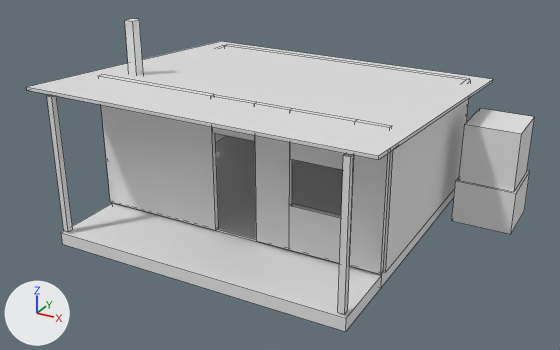
The OBJ model docs/models/doc_hut_geometry.obj, before and after one commit.
One viewpoint serves both versions: a camera (50 mm lens) standing at (7.08, -12.59, 7.27) and looking at (0.34, -0.34, 1.15). Every picture has the same lights, and +X, +Y and +Z are marked at lower left. The first picture is the older version. Mesh edges are drawn as thin lines. Where no turn or scale is listed for an object, it has been applied to the vertices. Vertices at exactly the same position are counted once.

The first picture shows 'doc_hut_geometry'.
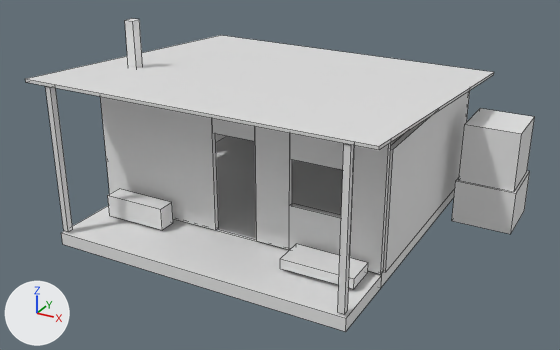
The change, as a list of edits to the scene's bpy script:
```text
Change me_doc_hut_geometry:
    used by ob_doc_hut_geometry; location = (0.0, 0.0, 0.0)
    verts and faces of me_doc_hut_geometry; kept vertices keep their numbers, new ones are numbered from 162
    before: 84 (-3.4, -3.0, 3.05) at pixel (26, 90), 85 (3.4, -3.0, 3.05) at pixel (378, 159), 86 (3.4, 3.4, 2.5) at pixel (492, 81), 87 (-3.4, 3.4, 2.5), 88 (-3.4, -3.0, 3.11) at pixel (26, 86)
    before: 89 (3.4, -3.0, 3.11) at pixel (378, 155), 90 (3.4, 3.4, 2.56) at pixel (493, 79), 91 (-3.4, 3.4, 2.56) at pixel (220, 41), 102 (-2.96, -2.97, 3.0) at pixel (46, 95), 103 (-2.84, -2.97, 3.0) at pixel (51, 96)
    before: 104 (-2.84, -2.85, 3.0) at pixel (56, 95), 105 (-2.96, -2.85, 3.0), 110 (2.84, -2.97, 3.0) at pixel (343, 155), 111 (2.96, -2.97, 3.0) at pixel (350, 156), 112 (2.96, -2.85, 3.0)
    before: 113 (2.84, -2.85, 3.0)
    remove me_doc_hut_geometry.from_pydata(...)  # 162 vertices, 138 faces; spans x -3.4..4.5, y -3.0..3.4, z 0.0..4.0
    add me_doc_hut_geometry.from_pydata(...)  # 178 vertices, 150 faces; spans x -3.4..4.5, y -3.0..3.4, z 0.0..4.0
    me_doc_hut_geometry part 1: a new loose piece, a box spanning x -2.6..-1.3, y -2.05..-1.7, z 0.3..0.75
    me_doc_hut_geometry part 2: a new loose piece, a box spanning x 1.4..2.8, y -2.25..-1.65, z 0.32..0.52
    me_doc_hut_geometry part 3
    add for i in [*range(84, 92)]: verts[i] += (0.0, 0.0, 0.15)
    add for i in [*range(102, 106), *range(110, 114)]: verts[i] += (0.0, 0.0, 0.18)
```

Location of each change, [x1, y1, x2, y2] in pixels of the pictures (560 x 350 px; the box of a moved part takes in the faces that stretch with it):
'doc_hut_geometry', reshaped
    before: [27, 18, 534, 332]
    after: [25, 18, 534, 332]
part 1 of me_doc_hut_geometry, added
    after: [108, 189, 173, 230]
part 2 of me_doc_hut_geometry, added
    after: [280, 244, 368, 289]
part 3 of me_doc_hut_geometry, moved or reshaped
    before: [27, 41, 493, 314]
    after: [25, 35, 494, 314]
